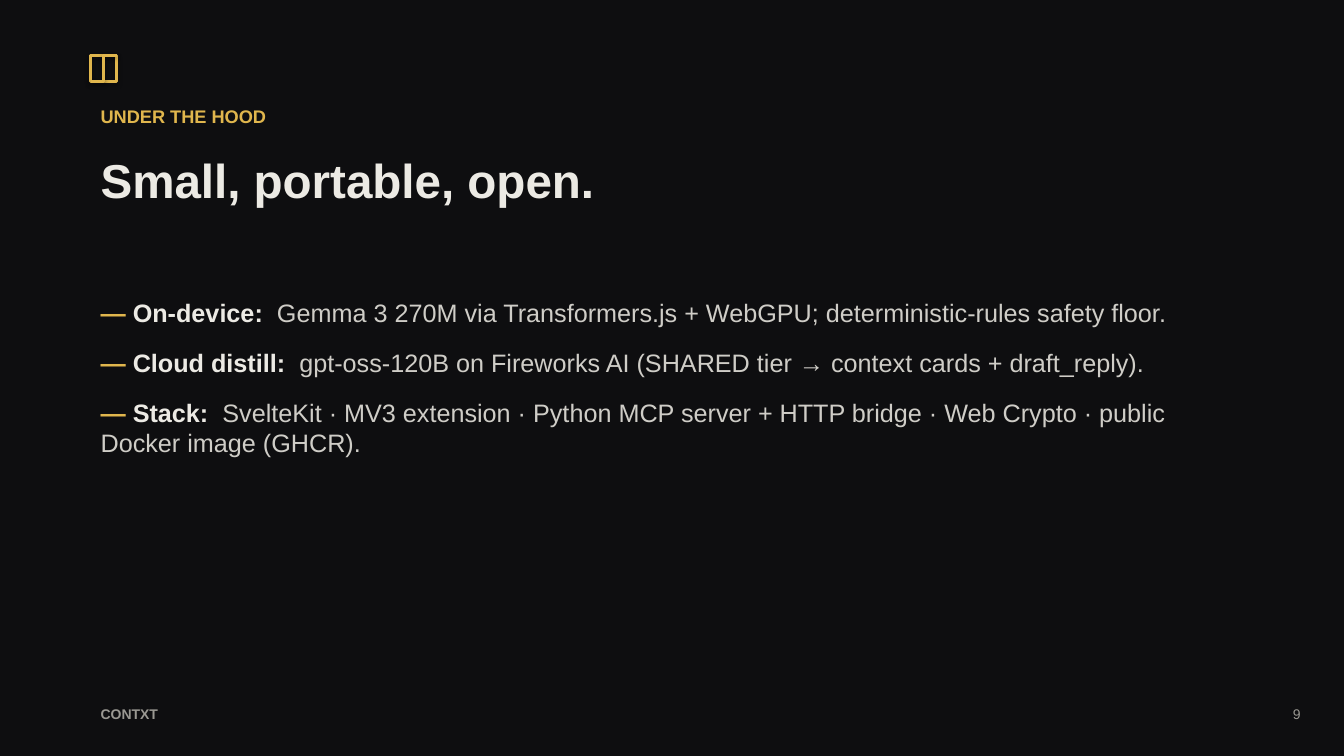
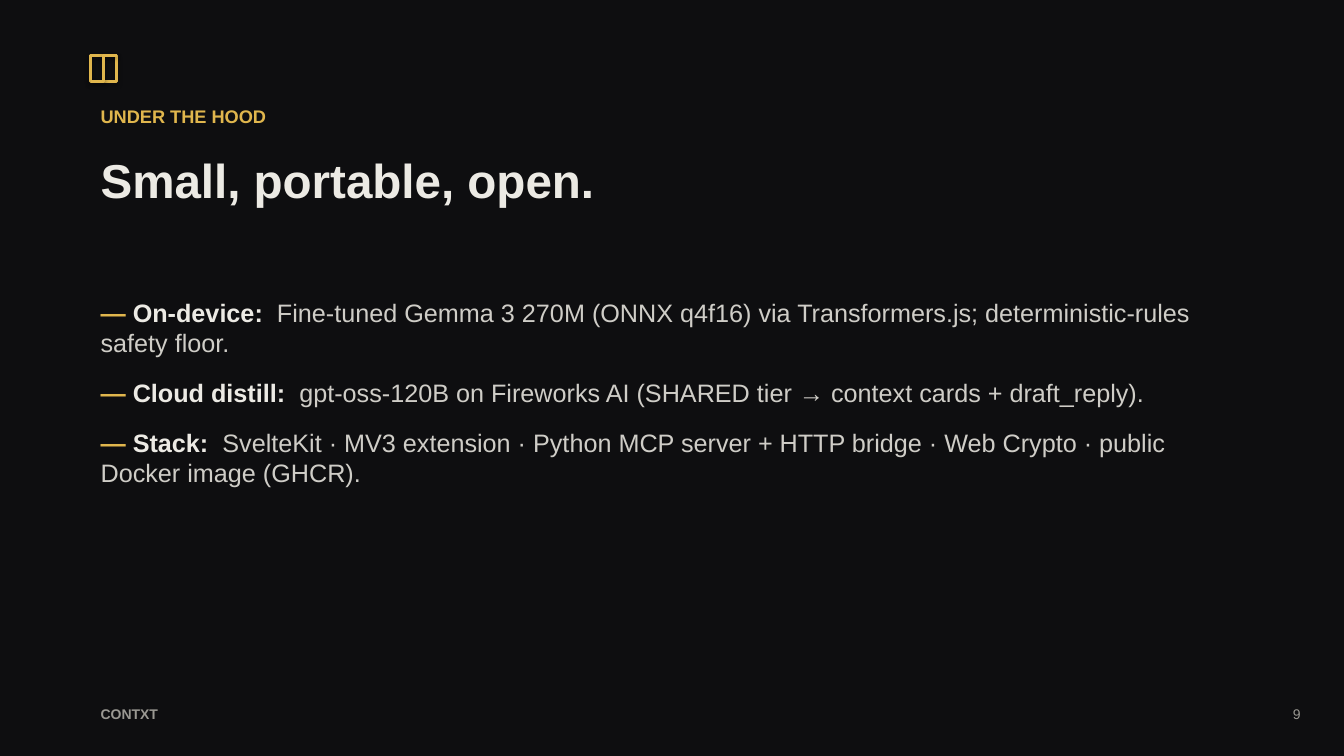
Before and after one commit to Blackx16/contxt, a slide deck: slide 9 of docs/contxt-pitch.pptx. Drawn at 1344x756 pixels with LibreOffice and Linux fonts; fonts in the diff are those of the drawing. Boxes give left, top, right and bottom in pixels: in the first picture for what was removed or moved away, otherwise in the second. Text is boxed around its words. In the diff, an @@ line names an element or a change of style, - is before the commit and + after.

```diff
--- a/docs/contxt-pitch.pptx
+++ b/docs/contxt-pitch.pptx
@@ text at bbox=[101, 303, 1189, 357]: text changed @@
-— On-device: Gemma 3 270M via Transformers.js + WebGPU; deterministic-rules safety floor.
+— On-device: Fine-tuned Gemma 3 270M (ONNX q4f16) via Transformers.js; deterministic-rules safety floor.
```
Also in this commit, not shown: 1 other slide changed, 9 other files.
